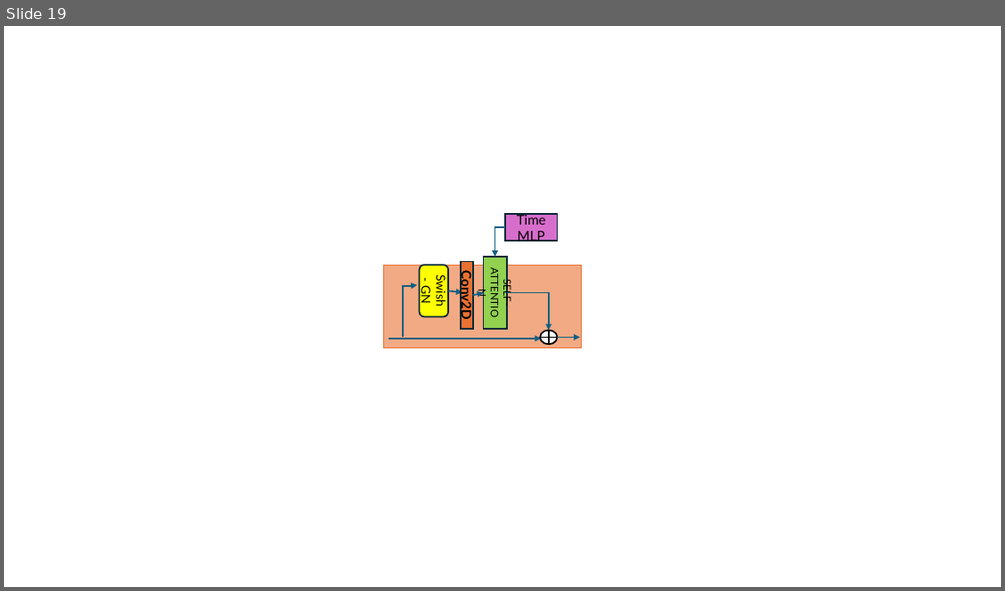
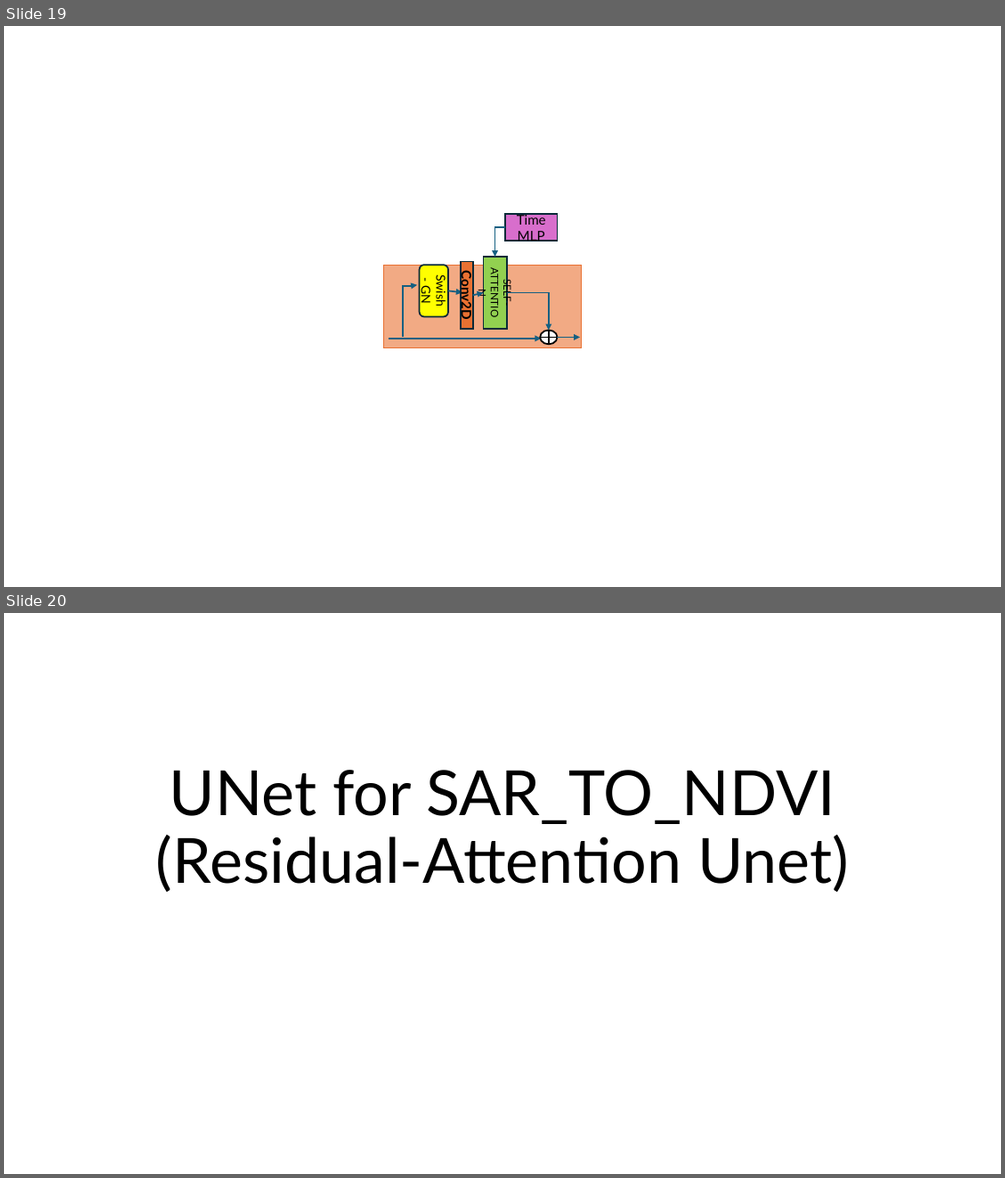
Before and after one commit to AdrianoEttari/pansharpening, a slide deck: models_representation.pptx. Shown one above the other, each under a label of ours: slide 19 before the commit, slides 19 and 20 after it. The pictures are 1005x591 and 1005x1178 pixels, drawn with LibreOffice and Linux fonts; fonts in the diff are those of the drawing. Boxes give left, top, right and bottom in pixels: in the first picture for what was removed or moved away, otherwise in the second. Text is boxed around its words. In the diff, an @@ line names an element or a change of style, - is before the commit and + after.

Commit message:
SAR_TO_NDVI

```diff
--- a/models_representation.pptx
+++ b/models_representation.pptx
@@ slide 20 added at (4,613,1001,1174), background #FFFFFF @@
@@ title added at (156,770,849,892), 60 pt, text #000000 @@
+UNet for SAR_TO_NDVI (Residual-Attention Unet)
```
Also in this commit, not shown: 1 other slide added, 5 other files.
